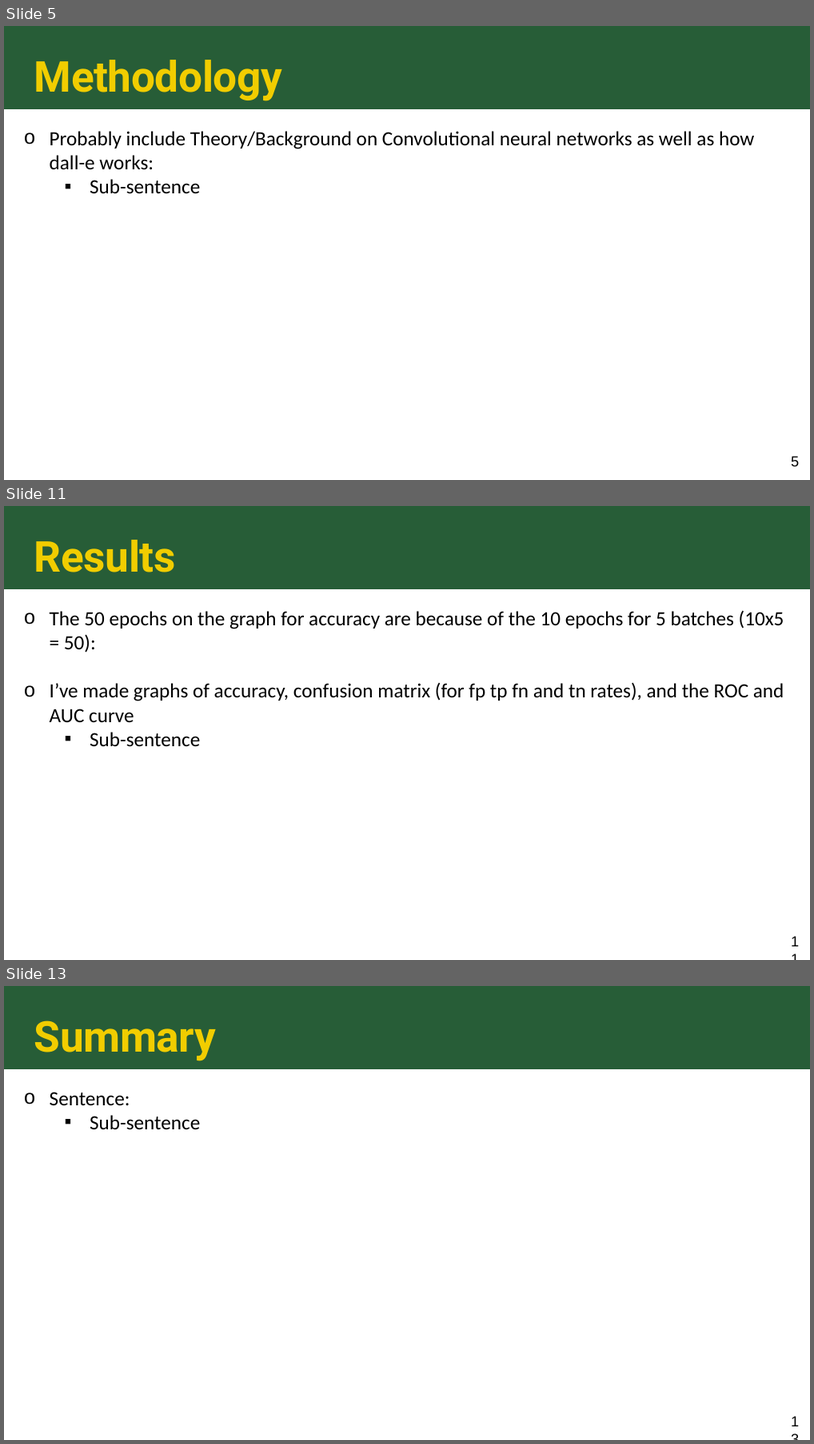
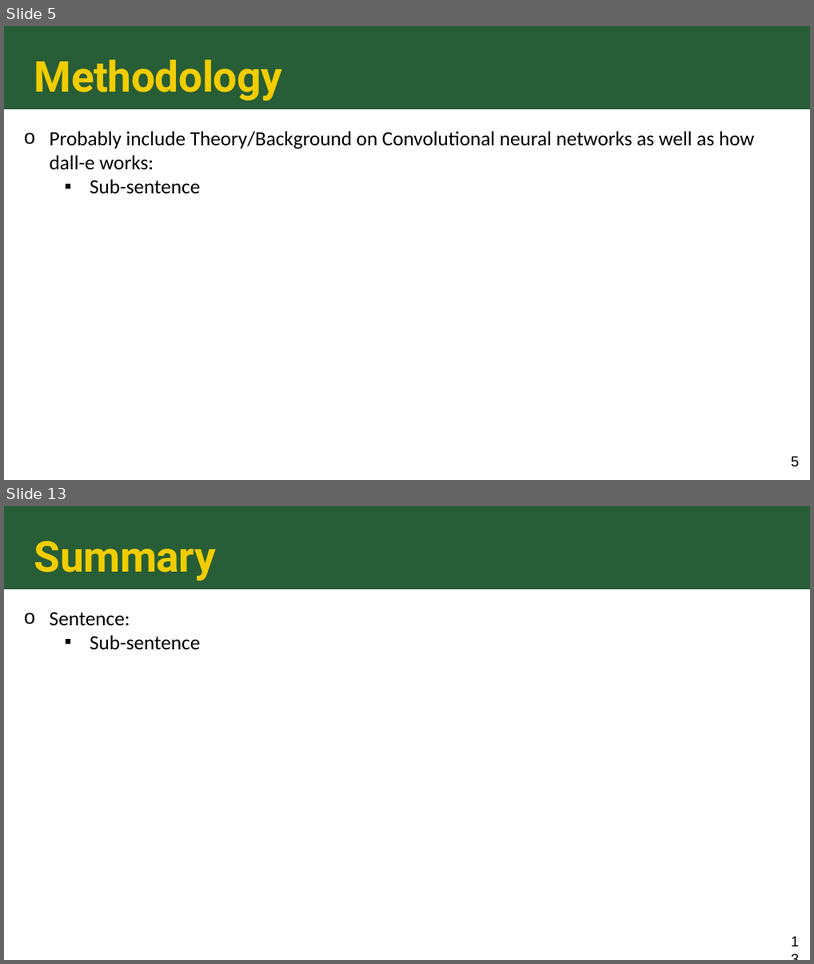
Before and after one commit to riskiha/DALL-E-Classifier, a slide deck: STAT 541 - Clusterfunc - Final Project Slides.pptx. Shown one above the other, each under a label of ours: slides 5, 11 and 13 before the commit, slides 5 and 13 after it; the slides between them are not shown. The pictures are 814x1444 and 814x964 pixels, drawn with LibreOffice and Linux fonts; fonts in the diff are those of the drawing. Boxes give left, top, right and bottom in pixels: in the first picture for what was removed or moved away, otherwise in the second. Text is boxed around its words. In the diff, an @@ line names an element or a change of style, - is before the commit and + after.

```diff
--- a/STAT 541 - Clusterfunc - Final Project Slides.pptx
+++ b/STAT 541 - Clusterfunc - Final Project Slides.pptx
@@ slide 11 removed at box(4, 506, 810, 960), background #FFFFFF; not listed: 1 template element that a slide beside it also shows @@
@@ title removed at box(34, 540, 176, 572) @@
-Results
@@ text removed at box(50, 610, 785, 747) @@
-o The 50 epochs on the graph for accuracy are because of the 10 epochs for 5 batches (10x5 = 50):
-o I’ve made graphs of accuracy, confusion matrix (for fp tp fn and tn rates), and the ROC and AUC curve
-  ▪ Sub-sentence
@@ page number removed at box(788, 932, 802, 951) @@
-11
```
Also in this commit, not shown: 3 slides changed, 4 slides added, 3 other slides removed.
